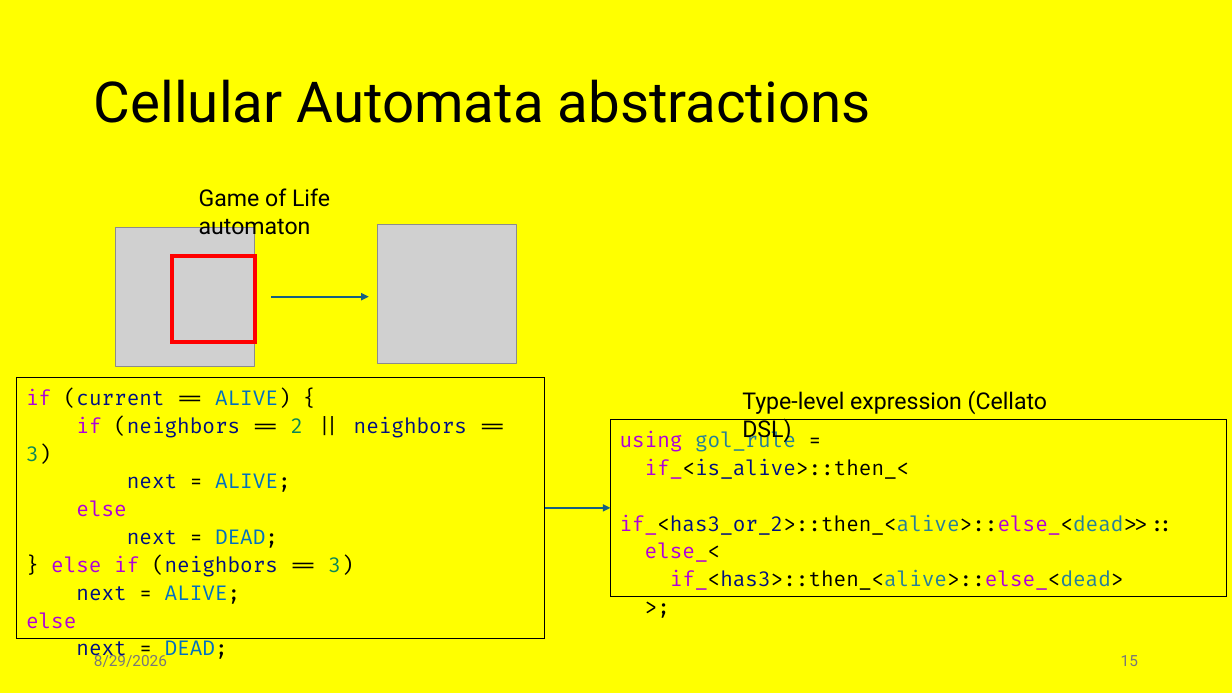
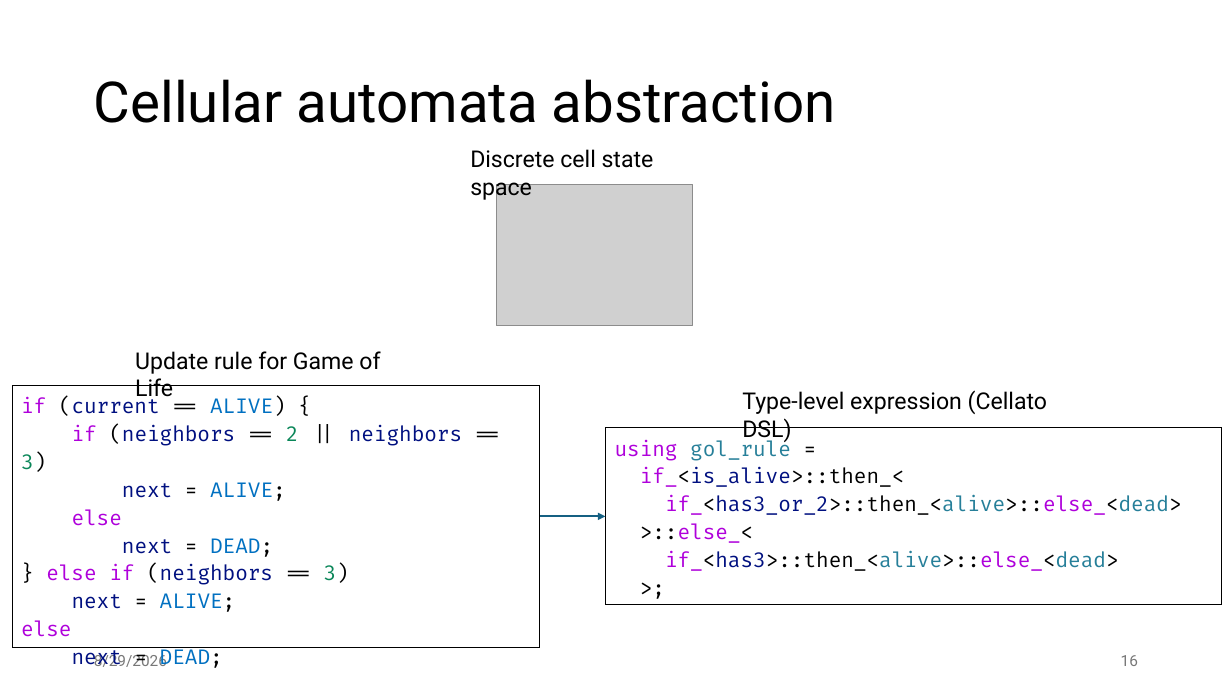
Before and after one commit to jiriklepl/phd-thesis, a slide deck: slide 16 of slides/Optimizing Memory Layouts and Traversal Orders in High-Performance Computing.pptx (slide 15 before the commit). Drawn at 1232x693 pixels with LibreOffice and Linux fonts; fonts in the diff are those of the drawing; grey boxes stand for pictures. Boxes give left, top, right and bottom in pixels: in the first picture for what was removed or moved away, otherwise in the second. Text is boxed around its words. In the diff, an @@ line names an element or a change of style, - is before the commit and + after.

```diff
--- a/slides/Optimizing Memory Layouts and Traversal Orders in High-Performance Computing.pptx
+++ b/slides/Optimizing Memory Layouts and Traversal Orders in High-Performance Computing.pptx
@@ background #FFFF00 to #FFFFFF @@
@@ title at (x1=94, y1=79, x2=836, y2=123): text changed @@
-Cellular Automata abstractions
+Cellular automata abstraction
@@ text added at (x1=470, y1=149, x2=654, y2=200), 18 pt, text #000000 @@
+Discrete cell state space
@@ picture added at (x1=496, y1=184, x2=693, y2=325) @@
@@ picture removed at (x1=116, y1=227, x2=254, y2=366) @@
@@ picture removed at (x1=377, y1=225, x2=516, y2=363) @@
@@ rectangle removed at (x1=172, y1=256, x2=255, y2=342) @@
@@ arrow removed from (272, 297) to (369, 297) @@
@@ text at (x1=135, y1=351, x2=380, y2=402): text changed @@
-Game of Life automaton
+Update rule for Game of Life
@@ text in rectangle at (x1=640, y1=495, x2=1182, y2=543): spaces changed @@
-if_<has3_or_2>::then_<alive>::else_<dead>>::
-else_<
+if_<has3_or_2>::then_<alive>::else_<dead>
+>::else_<
@@ 2 rectangles, 1 arrow moved together from (x1=17, y1=377, x2=1227, y2=639) to (x1=12, y1=385, x2=1222, y2=647) @@
@@ page number at (x1=1121, y1=655, x2=1138, y2=666): text changed @@
-15
+16
```
Also in this commit, not shown: 13 other slides changed, 2 slides added, 1 slide removed.
